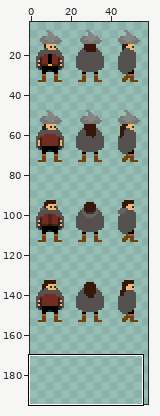
Edited in one commit: sprite sheet (res/characters.png). The picture above shows the old version from afar; the outline marks the close-up.
Close-up. The starting point:
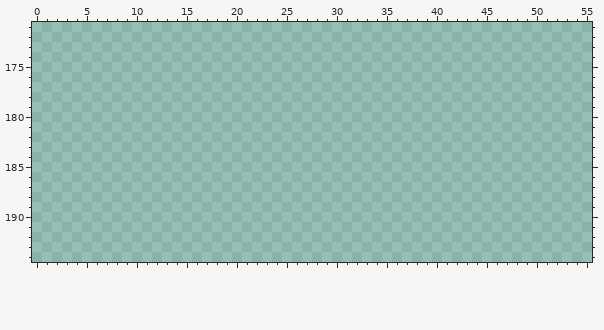
The file is 200x200 pixels. Shown: x 0..55, y 171..194. The wide view leaves out empty margins.
After the commit:
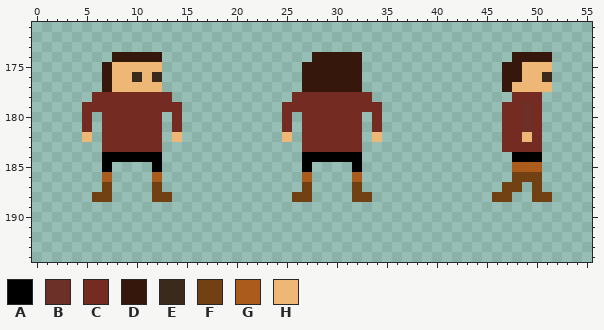
Palette (. is transparent): A #000000  B #6d3028  C #742b22  D #36170c  E #392a1c  F #724113  G #ab5c1c  H #efb775
The exact change:
Colour A is added in row 184 at x 7 to 12, 27 to 32 and 48 to 50; in row 185 at x 7, 12, 27 and 32.
Colour B is added in rows 179 to 181 at x 49.
Colour C is added in row 178 at x 6 to 13, 26 to 33 and 48 to 50; in row 179 at x 5 to 14, 25 to 34, 47 to 48 and 50; in rows 180 to 181 at x 5, 7 to 12, 14, 25, 27 to 32, 34, 47 to 48 and 50; in row 182 at x 7 to 12, 27 to 32, 47 to 48 and 50; in row 183 at x 7 to 12, 27 to 32 and 47 to 50.
Colour D is added in row 174 at x 8 to 12, 28 to 32 and 48 to 51; in rows 175 to 176 at x 7, 27 to 32 and 47 to 48; in row 177 at x 7, 27 to 32 and 47.
Colour E is added in row 176 at x 10, 12 and 51.
Colour F is added in row 186 at x 48 to 50; in row 187 at x 7, 12, 27, 32, 47 to 48 and 50; in row 188 at x 6 to 7, 12 to 13, 26 to 27, 32 to 33, 46 to 47 and 50 to 51.
Colour G is added in row 185 at x 48 to 50; in row 186 at x 7, 12, 27 and 32.
Colour H is added in row 175 at x 8 to 12 and 49 to 51; in row 176 at x 8 to 9, 11 and 49 to 50; in row 177 at x 8 to 12 and 48 to 51; in row 182 at x 5, 14, 25, 34 and 49.
Where, in picture pixels (left, top, right, bottom), the same in both close-ups:
added: (82, 52, 182, 202)
added: (282, 52, 382, 202)
added: (492, 52, 552, 202)
